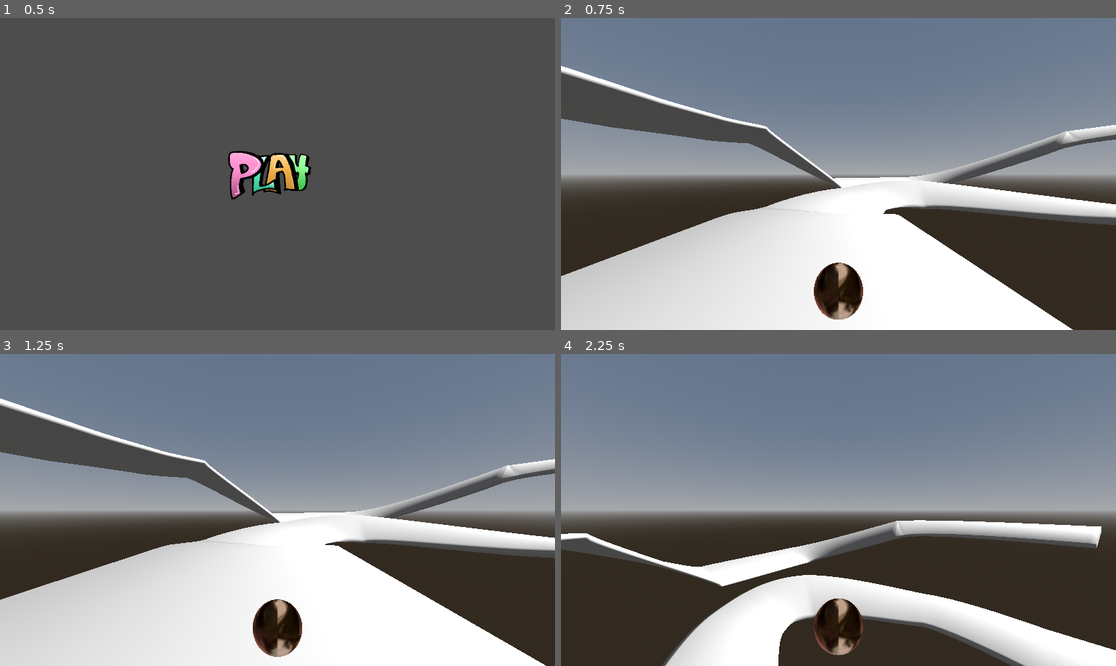
Above: before the commit, frames 1-4 (two rows, left to right).
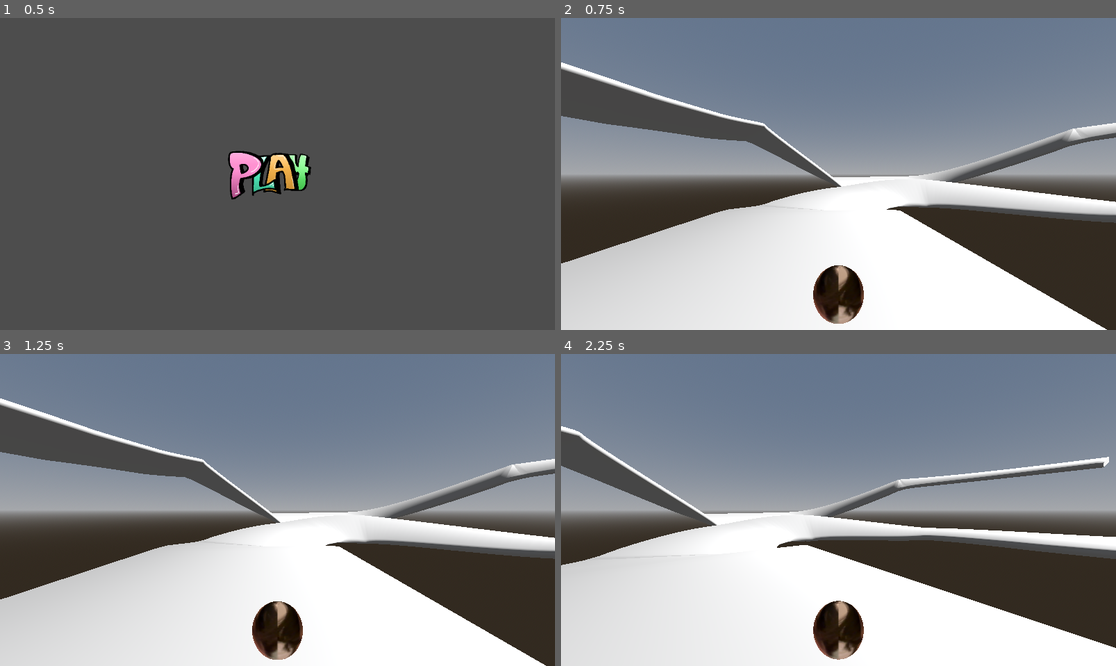
Above: after the commit, the same moments.

Repository: SilverSpace505/ball
Game: Godot game, scene res://main_menu.tscn
The game is run twice, just before and just after one commit, with the same random seed, the same clock (stepped at 60 frames per second) and the same inputs.
Inputs (mouse positions are in pixels of both pictures, inside the frame that each line leads up to):
- Up to frame 1 (0.5 s): no input
- Up to frame 2 (0.75 s): click (832, 174) at 0.5 s
- Up to frame 3 (1.25 s): no input
- Up to frame 4 (2.25 s): tap Enter (ui_accept) at 1.25 s; move the mouse to (960, 494) at 1.27 s; hold D (right) 1.28-2.03 s; tap Space (jump) at 1.35, 1.52, 1.82 s; click (960, 494) at 1.42 s; move the mouse to (810, 510) at 2.02 s; hold Up (ui_up) from 2.03 s (still down); tap W (go) at 2.1 s

Frame 1 is identical in both runs. In frame 2, 5.5% of the frame differs, in the area x 0-100%, y 14-100%; in frame 3, 1.2%; in frame 4, 30%, in the area x 0-100%, y 23-100%.

Commit message:
gravity fix

Diff:
--- a/player.gd
+++ b/player.gd
@@ -4,7 +4,7 @@
 @export var backSpeed = 5
 @export var minSpeed = 0
 @export var maxSpeed = 50
-@export var jumpHeight = 10
+@export var jumpHeight = 7
 @export var gravity = 10
 @export var turnSpeed = 0.02
 @export var friction = 0.01
@@ -29,13 +29,13 @@
 	# gravity
 	if is_on_floor() == false:
 		#print($camPivot/Camera3D.fov)
-		gravity = 1
-		gravity = lerpf(gravity, 50, 0.8 * gravity)
+		#gravity = 1
+		#gravity = lerpf(gravity, 50, 0.8 * gravity)
 		if velocity.y <= -0.00000001:
-			$camPivot/Camera3D.fov = lerpf($camPivot/Camera3D.fov, 100, 0.0002 * gravity)
-		velocity.y = lerpf(velocity.y, -gravity, 0.002)
+			$camPivot/Camera3D.fov = lerpf($camPivot/Camera3D.fov, 100, 0.0002 * abs(velocity.y))
+		velocity.y -= gravity * delta
 	else:
-		gravity = 0
+		velocity.y = 0
 
 	# moving script
 	var turnDir = Input.get_axis("right", "left")
@@ -77,7 +77,8 @@
 	#rotationVel += perpendicular
 	#$MeshInstance3D.rotate(-rotationVel, velocity.length())
 	#print(rotationVel)
-	velocity *= 0.98
+	velocity.x *= 0.98
+	velocity.z *= 0.98
 	move_and_slide()
 	Network.data.x = position.x
 	Network.data.y = position.y
